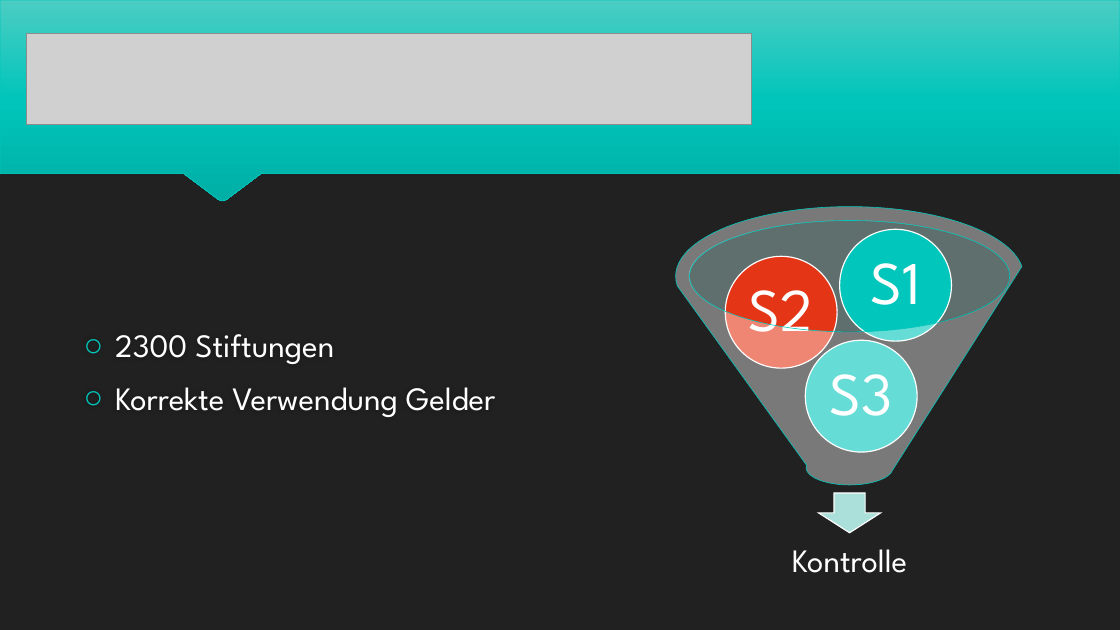
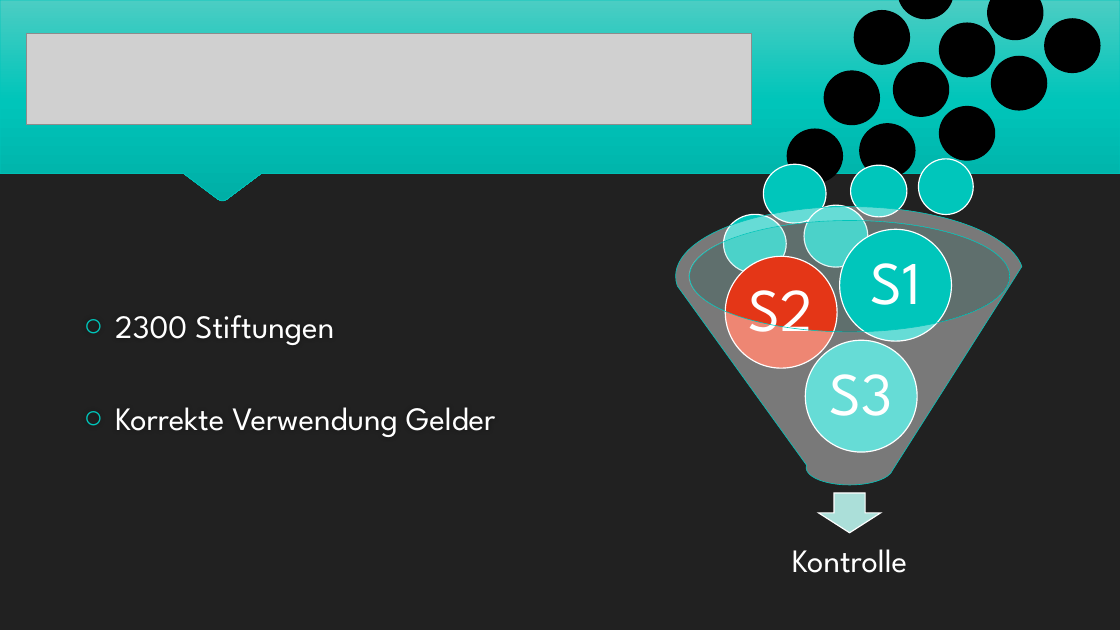
Before and after one commit to benwasd/baernhaeckt18, a slide deck: slide 2 of Foundation Tracker.pptx. Drawn at 1120x630 pixels with LibreOffice and Linux fonts; fonts in the diff are those of the drawing; grey boxes stand for pictures. Boxes give left, top, right and bottom in pixels: in the first picture for what was removed or moved away, otherwise in the second. Text is boxed around its words. In the diff, an @@ line names an element or a change of style, - is before the commit and + after.

```diff
--- a/Foundation Tracker.pptx
+++ b/Foundation Tracker.pptx
@@ ellipse added at [854, 11, 910, 65], fill #000000, outline #000000 1 pt @@
@@ rectangle added at [863, 18, 902, 56], fill #000000, outline #000000 1 pt @@
@@ ellipse added at [898, 0, 954, 18], fill #000000, outline #000000 1 pt @@
@@ rectangle added at [907, 0, 945, 11], fill #000000, outline #000000 1 pt @@
@@ ellipse added at [939, 23, 995, 76], fill #000000, outline #000000 1 pt @@
@@ ellipse added at [988, 0, 1044, 39], fill #000000, outline #000000 1 pt @@
@@ rectangle added at [996, 0, 1034, 32], fill #000000, outline #000000 1 pt @@
@@ ellipse added at [1045, 18, 1101, 72], fill #000000, outline #000000 1 pt @@
@@ rectangle added at [1053, 27, 1091, 65], fill #000000, outline #000000 1 pt @@
@@ rectangle added at [948, 31, 986, 69], fill #000000, outline #000000 1 pt @@
@@ ellipse added at [991, 56, 1047, 110], fill #000000, outline #000000 1 pt @@
@@ ellipse added at [824, 71, 880, 124], fill #000000, outline #000000 1 pt @@
@@ rectangle added at [833, 79, 871, 117], fill #000000, outline #000000 1 pt @@
@@ ellipse added at [894, 63, 949, 117], fill #000000, outline #000000 1 pt @@
@@ rectangle added at [902, 71, 940, 108], fill #000000, outline #000000 1 pt @@
@@ rectangle added at [1000, 64, 1038, 102], fill #000000, outline #000000 1 pt @@
@@ ellipse added at [939, 107, 995, 160], fill #000000, outline #000000 1 pt @@
@@ rectangle added at [948, 114, 986, 152], fill #000000, outline #000000 1 pt @@
@@ ellipse added at [787, 129, 843, 183], fill #000000, outline #000000 1 pt @@
@@ rectangle added at [796, 137, 834, 175], fill #000000, outline #000000 1 pt @@
@@ ellipse added at [860, 124, 916, 177], fill #000000, outline #000000 1 pt @@
@@ rectangle added at [868, 132, 907, 170], fill #000000, outline #000000 1 pt @@
@@ ellipse added at [764, 165, 827, 223], fill #00C6BB, outline #FFFFFF 1 pt @@
@@ ellipse added at [851, 166, 907, 218], fill #00C6BB, outline #FFFFFF 1 pt @@
@@ ellipse added at [918, 159, 973, 214], fill #00C6BB, outline #FFFFFF 1 pt @@
@@ text "2300 Stiftungen" rewrapped from [115, 334, 495, 417] to [115, 315, 495, 437] @@
@@ ellipse added at [804, 205, 868, 267], fill #00C6BB, outline #FFFFFF 1 pt @@
@@ ellipse added at [723, 214, 786, 273], fill #00C6BB, outline #FFFFFF 1 pt @@
```
Also in this commit, not shown: 3 other slides changed.
